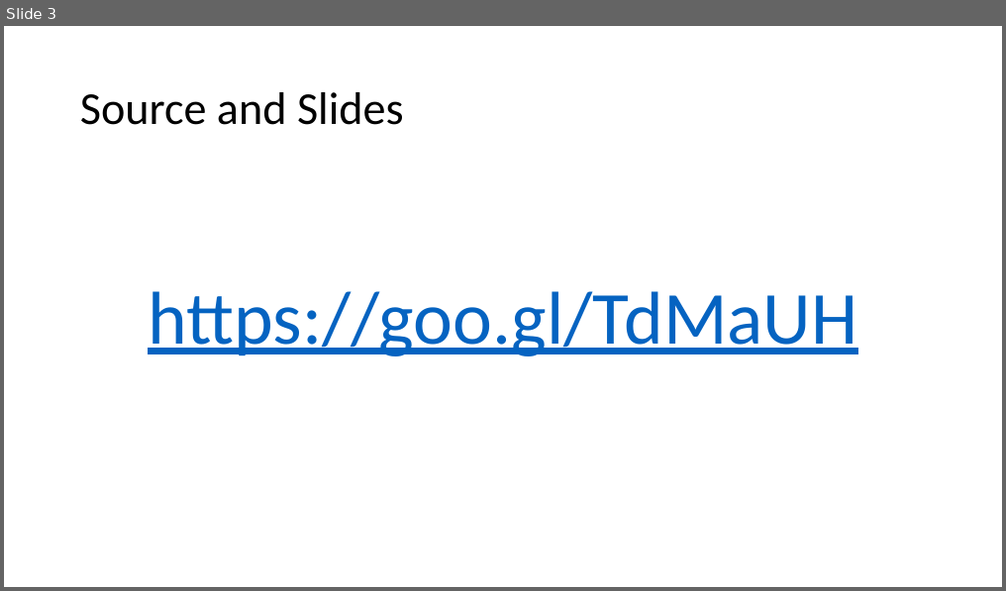
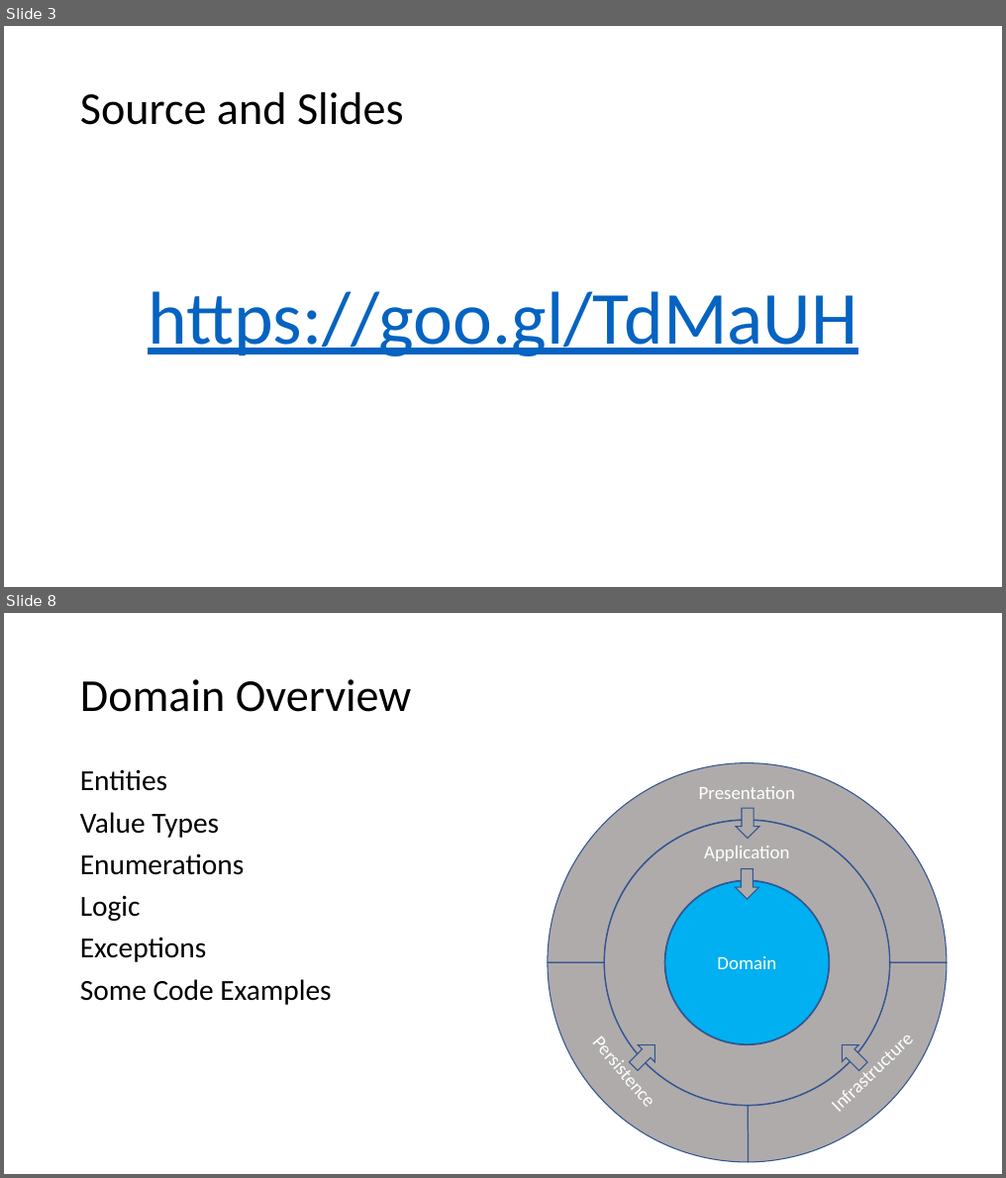
Before and after one commit to EnterpriseProductsLP/tag-tech-spikes, a slide deck: src/end-to-end-example/Presentation/Clean Architecture with .Net Core.pptx. Shown one above the other, each under a label of ours: slide 3 before the commit, slides 3 and 8 after it; the slides between them are not shown. The pictures are 1006x591 and 1006x1178 pixels, drawn with LibreOffice and Linux fonts; fonts in the diff are those of the drawing. Boxes give left, top, right and bottom in pixels: in the first picture for what was removed or moved away, otherwise in the second. Text is boxed around its words. In the diff, an @@ line names an element or a change of style, - is before the commit and + after.

```diff
--- a/src/end-to-end-example/Presentation/Clean Architecture with .Net Core.pptx
+++ b/src/end-to-end-example/Presentation/Clean Architecture with .Net Core.pptx
@@ slide 8 added at box(4, 613, 1002, 1174), background #FFFFFF @@
@@ title added at box(80, 679, 412, 712), 44 pt, text #000000 @@
+Domain Overview
@@ text added at box(80, 769, 331, 1005), 28 pt, text #000000 @@
+Entities
+Value Types
+Enumerations
+Logic
+Exceptions
+Some Code Examples
@@ arch (boxed as its full ring) added at box(548, 763, 946, 1162), fill #AFABAB, outline #325491 1 pt @@
@@ arch (boxed as its full ring) added at box(548, 763, 946, 1162), fill #AFABAB, outline #325491 1 pt @@
@@ arch (boxed as its full ring) added at box(548, 763, 946, 1162), fill #AFABAB, outline #325491 1 pt @@
@@ text added at box(699, 786, 795, 799), 18 pt, text #FFFFFF @@
+Presentation
@@ donut added at box(604, 820, 890, 1106), fill #AFABAB, outline #325491 1 pt @@
@@ right arrow added at box(736, 808, 759, 839), fill #AFABAB, outline #325491 1 pt @@
@@ text added at box(704, 846, 790, 861), 18 pt, text #FFFFFF @@
+Application
@@ right arrow added at box(735, 869, 758, 899), fill #AFABAB, outline #325491 1 pt @@
@@ ellipse added at box(665, 881, 829, 1045), fill #00B0F0, outline #325491 1 pt, 18 pt, text #FFFFFF @@
+Domain
@@ text added at box(581, 1023, 669, 1121), 18 pt, text #FFFFFF @@
+Persistence
@@ text added at box(818, 1019, 925, 1125), 18 pt, text #FFFFFF @@
+Infrastructure
@@ right arrow added at box(625, 1037, 663, 1075), fill #AFABAB, outline #325491 1 pt @@
@@ right arrow added at box(834, 1037, 872, 1075), fill #AFABAB, outline #325491 1 pt @@
```
Also in this commit, not shown: 2 slides changed, 7 other slides added, 22 other files.
